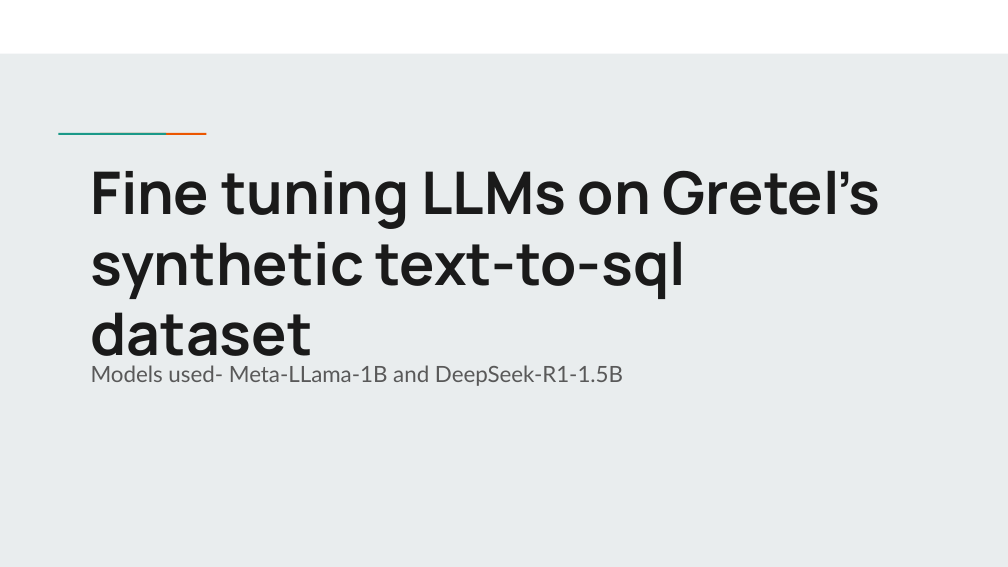
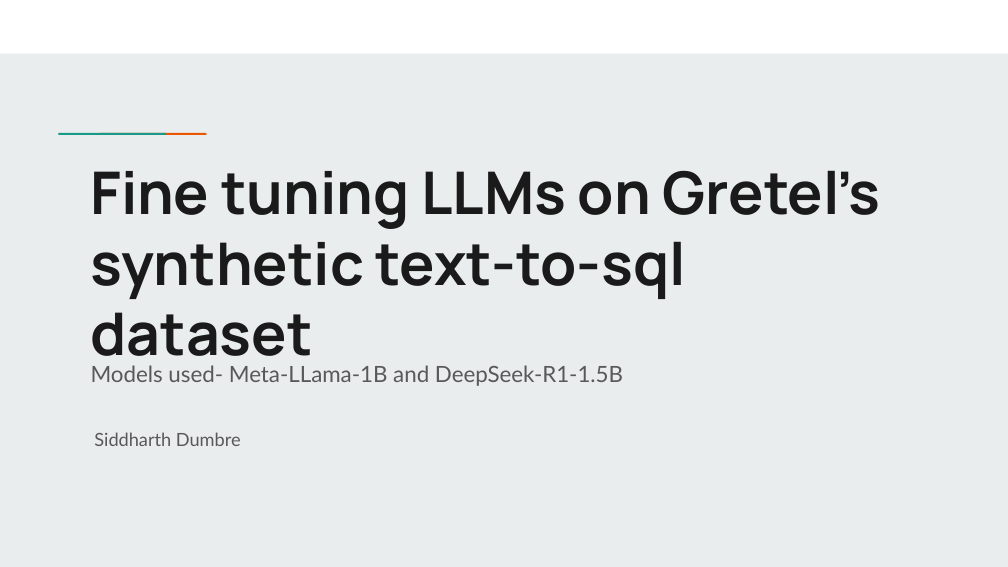
Before and after one commit to noelregis718/PrompttoSql, a slide deck: slide 1 of Mid-term Project.pptx. Drawn at 1008x567 pixels with LibreOffice and Linux fonts; fonts in the diff are those of the drawing. Boxes give left, top, right and bottom in pixels: in the first picture for what was removed or moved away, otherwise in the second. Text is boxed around its words. In the diff, an @@ line names an element or a change of style, - is before the commit and + after.

```diff
--- a/Mid-term Project.pptx
+++ b/Mid-term Project.pptx
@@ text added at bbox=[94, 432, 241, 446], 13 pt, text #595959 @@
+Siddharth Dumbre
```
Also in this commit, not shown: 9 other slides changed, 3 slides added, 1 slide removed, 3 other files.
